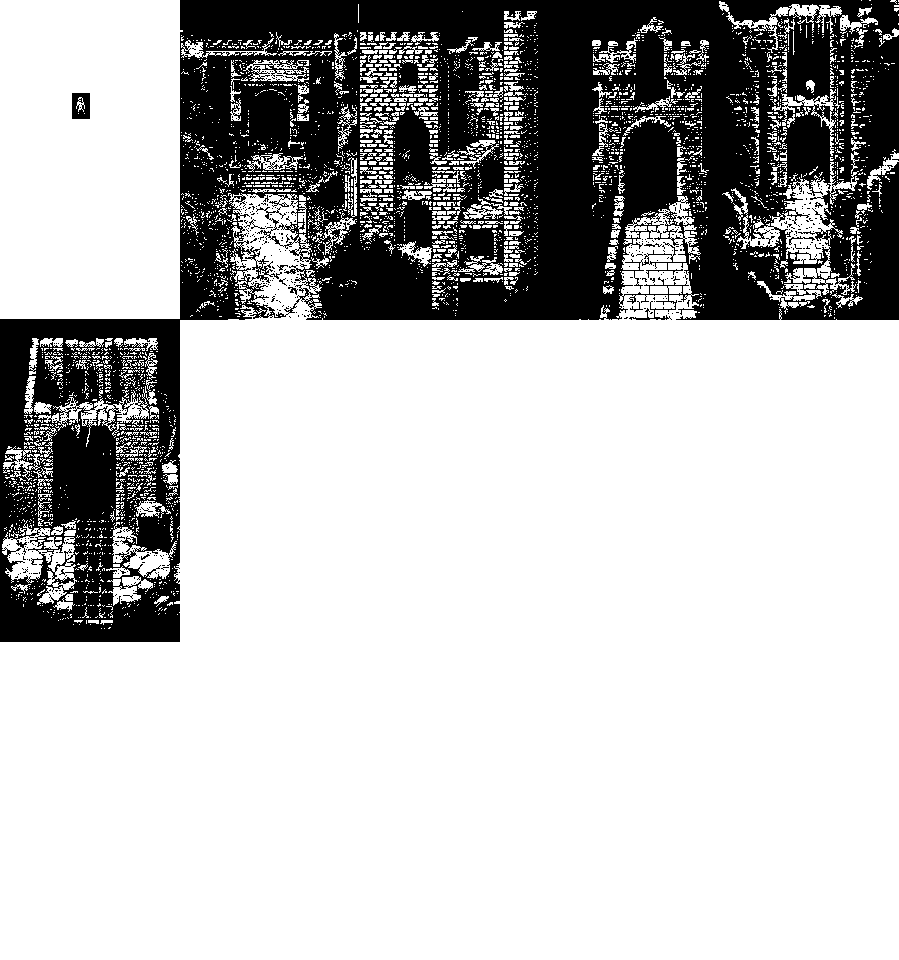
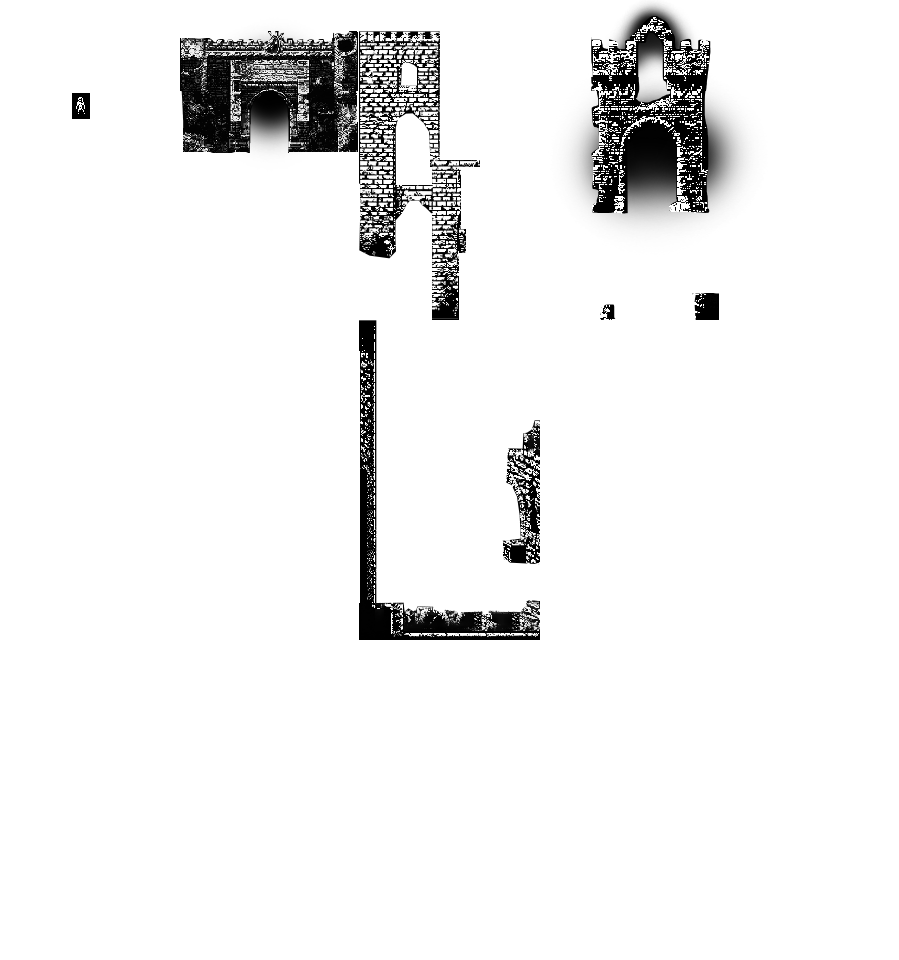
Layers edited between the first and the second 899×960 image:
showed group "FG" (14 layers) over [180, 0, 768, 640]
added group "Layer 13" (1st of 2, in "FG") with 1 layers in group "FG" over [359, 320, 540, 640]
added layer "Layer 14" in group "Layer 13" over [359, 320, 540, 640]
hid group "BG" (13 layers) over [0, 0, 899, 642]
